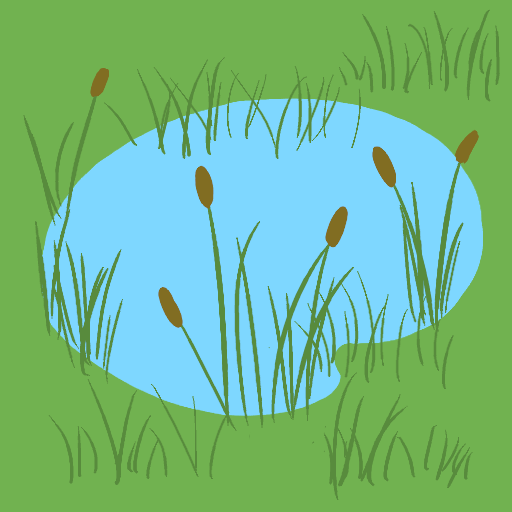
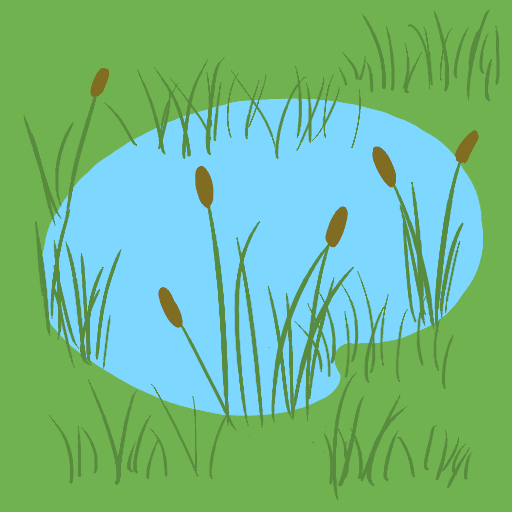
Comparing the layer stacks of the two (512, 512) images. Changes:
painted on "11" over [79, 268, 123, 384]
